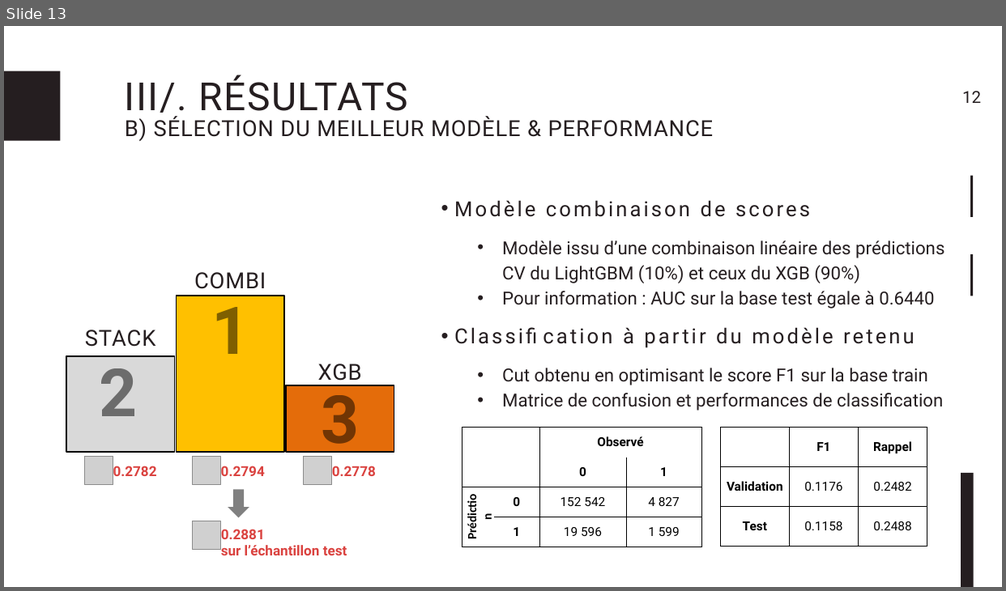
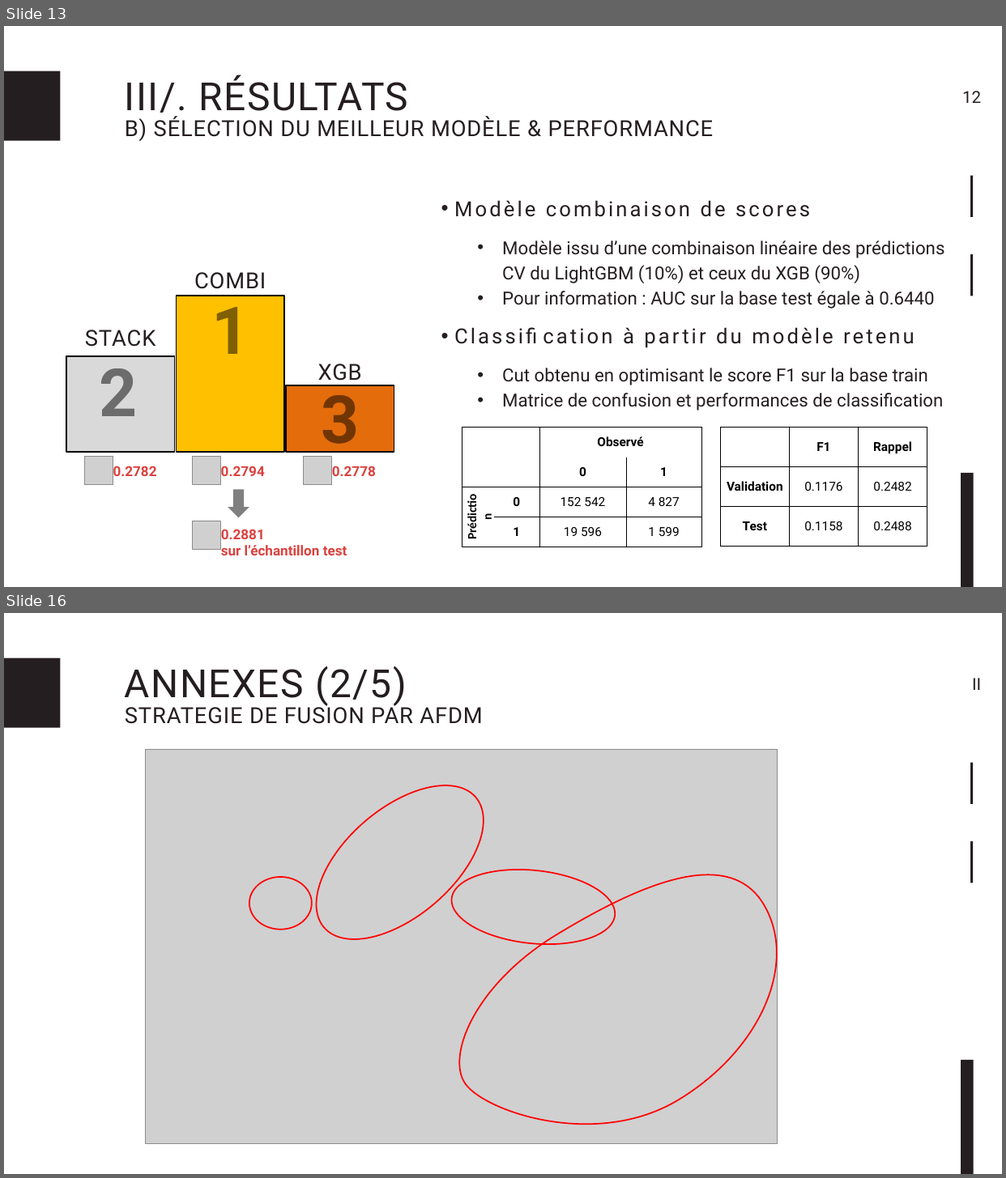
Before and after one commit to Psqrt/projet_ml, a slide deck: presentation/projet_ml.pptx. Shown one above the other, each under a label of ours: slide 13 before the commit, slides 13 and 16 after it; the slides between them are not shown. The pictures are 1006x591 and 1006x1178 pixels, drawn with LibreOffice and Linux fonts; fonts in the diff are those of the drawing; grey boxes stand for pictures. Boxes give left, top, right and bottom in pixels: in the first picture for what was removed or moved away, otherwise in the second. Text is boxed around its words. In the diff, an @@ line names an element or a change of style, - is before the commit and + after.

Commit message:
ppt (annexes) + article v2.01

```diff
--- a/presentation/projet_ml.pptx
+++ b/presentation/projet_ml.pptx
@@ slide 16 added at [4, 613, 1002, 1174], background #FFFFFF @@
@@ rectangle added at [4, 658, 60, 728], fill #251E20 @@
@@ text added at [125, 666, 407, 706], 56 pt, text #251E20 @@
+ANNEXES (2/5)
@@ text added at [972, 678, 981, 690], 24 pt, text #251E20 @@
+II
@@ text added at [125, 703, 482, 724], 32 pt, text #251E20 @@
+STRATEGIE DE FUSION PAR AFDM
@@ picture added at [145, 749, 778, 1144] @@
@@ ellipse added at [289, 756, 511, 969], outline #FF0000 2 pt @@
@@ rectangle added at [970, 763, 973, 804], fill #251E20 @@
@@ freeform shape added at [424, 835, 828, 1174], outline #FF0000 2 pt @@
@@ rectangle added at [970, 841, 973, 883], fill #251E20 @@
@@ ellipse added at [249, 877, 312, 930], outline #FF0000 2 pt @@
@@ ellipse added at [448, 862, 619, 952], outline #FF0000 2 pt @@
@@ rectangle added at [961, 1060, 973, 1174], fill #251E20 @@
```
Also in this commit, not shown: 6 slides changed, 5 other slides added, 16 other files.
